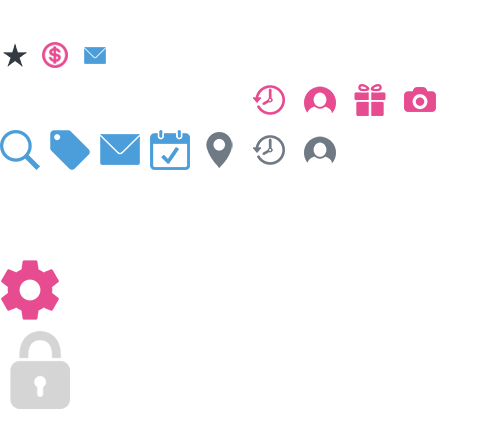
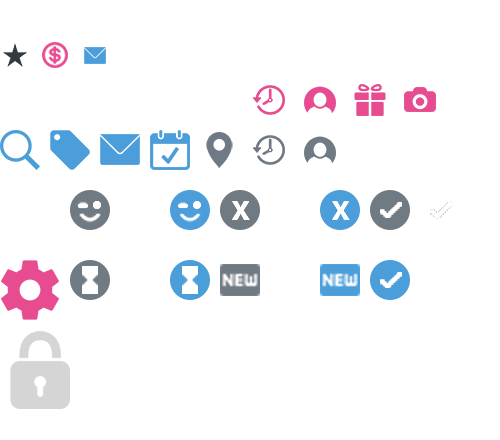
Two versions of the same layered image (500 × 440). Layer-by-layer changes:
added layer "tick-blue" above "tick-white" over (x1=370, y1=260, x2=410, y2=300)
added layer "tick-white" above "tick" over (x1=430, y1=201, x2=453, y2=219)
added layer "tick" above "check" over (x1=370, y1=190, x2=410, y2=230)
added layer "sandglass-blue" above "sandglass-white" over (x1=170, y1=260, x2=210, y2=300)
added layer "sandglass" above "new-blue" over (x1=70, y1=260, x2=110, y2=300)
added layer "new-blue" above "new-white" over (x1=320, y1=264, x2=360, y2=296)
added layer "new" above "X-blue" over (x1=220, y1=264, x2=260, y2=296)
added layer "X-blue" above "X-white" over (x1=320, y1=190, x2=360, y2=230)
added layer "X" above "wink-blue" over (x1=220, y1=190, x2=260, y2=230)
added layer "wink-blue" above "wink-white" over (x1=170, y1=190, x2=210, y2=230)
added layer "wink" above "time" over (x1=70, y1=190, x2=110, y2=230)
